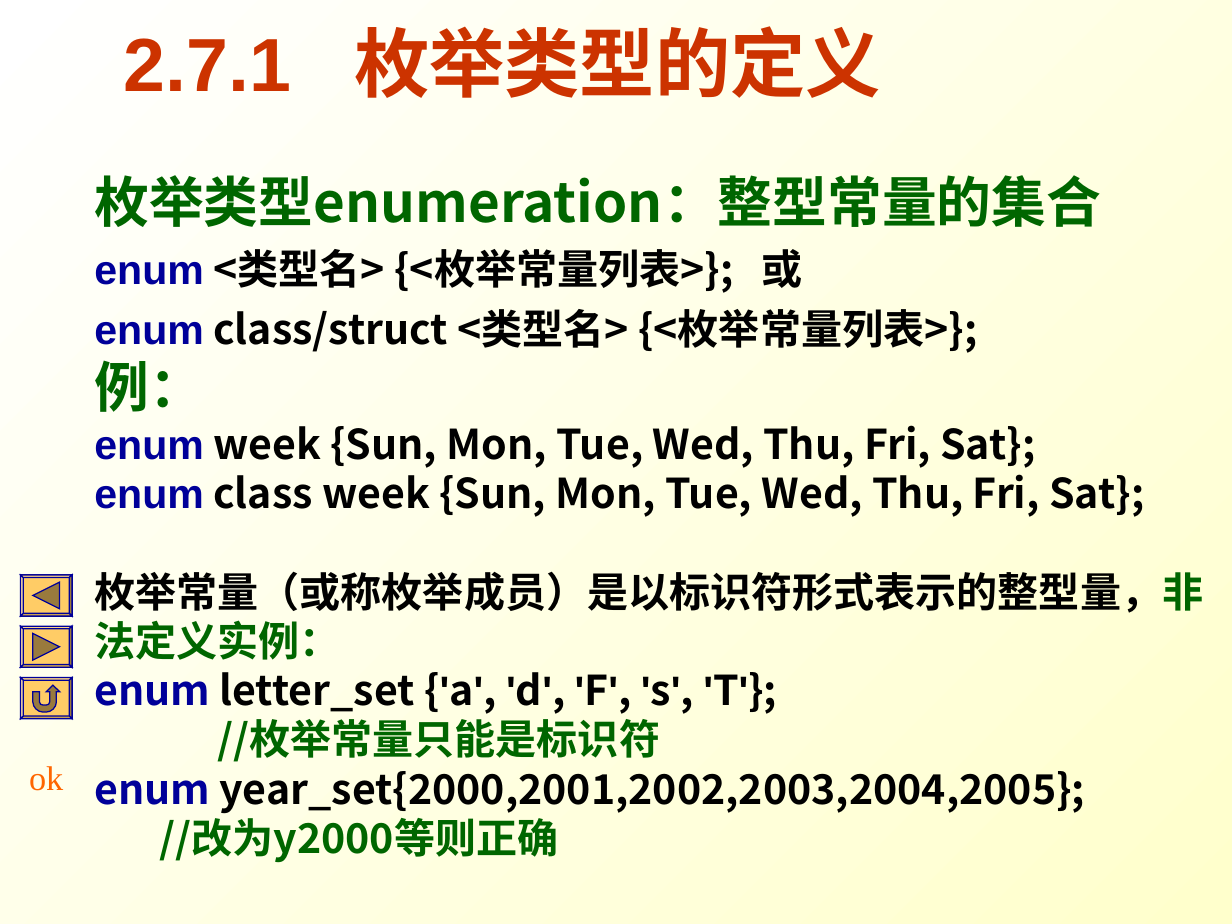
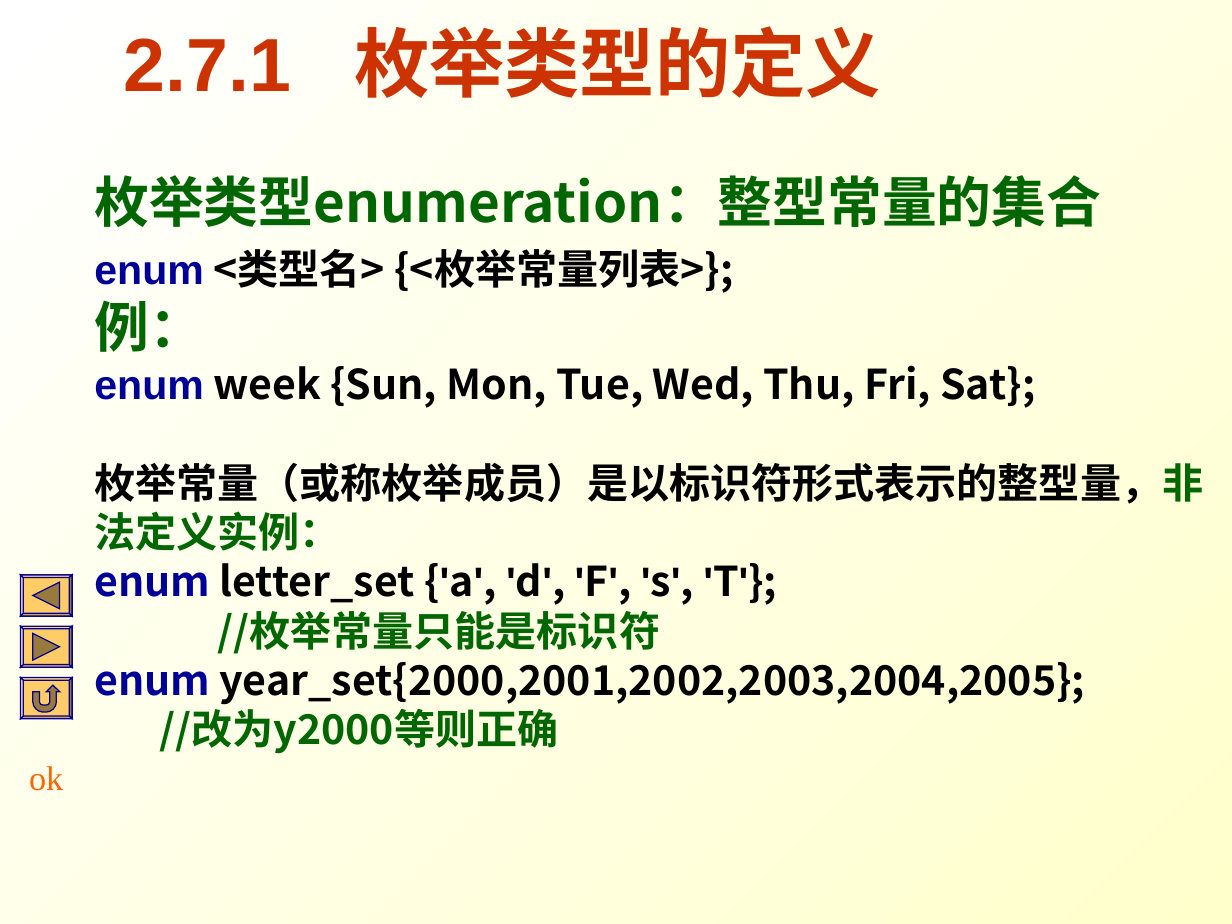
Before and after one commit to Changhe160/Changhe160.github.io, a slide deck: slide 49 of teachingRes/Cplusplus/unit02控制结构.ppt. Drawn at 1232x924 pixels with LibreOffice and Linux fonts; fonts in the diff are those of the drawing. Boxes give left, top, right and bottom in pixels: in the first picture for what was removed or moved away, otherwise in the second. Text is boxed around its words. In the diff, an @@ line names an element or a change of style, - is before the commit and + after.

```diff
--- a/teachingRes/Cplusplus/unit02控制结构.ppt
+++ b/teachingRes/Cplusplus/unit02控制结构.ppt
@@ text at bbox=[94, 249, 733, 293]: text changed @@
-enum <类型名> {<枚举常量列表>}; 或
-enum class/struct <类型名> {<枚举常量列表>};
+enum <类型名> {<枚举常量列表>};
@@ text at bbox=[94, 466, 1144, 517]: paragraph removed @@
-enum class week {Sun, Mon, Tue, Wed, Thu, Fri, Sat};
```
Also in this commit, not shown: 2 other slides changed.
